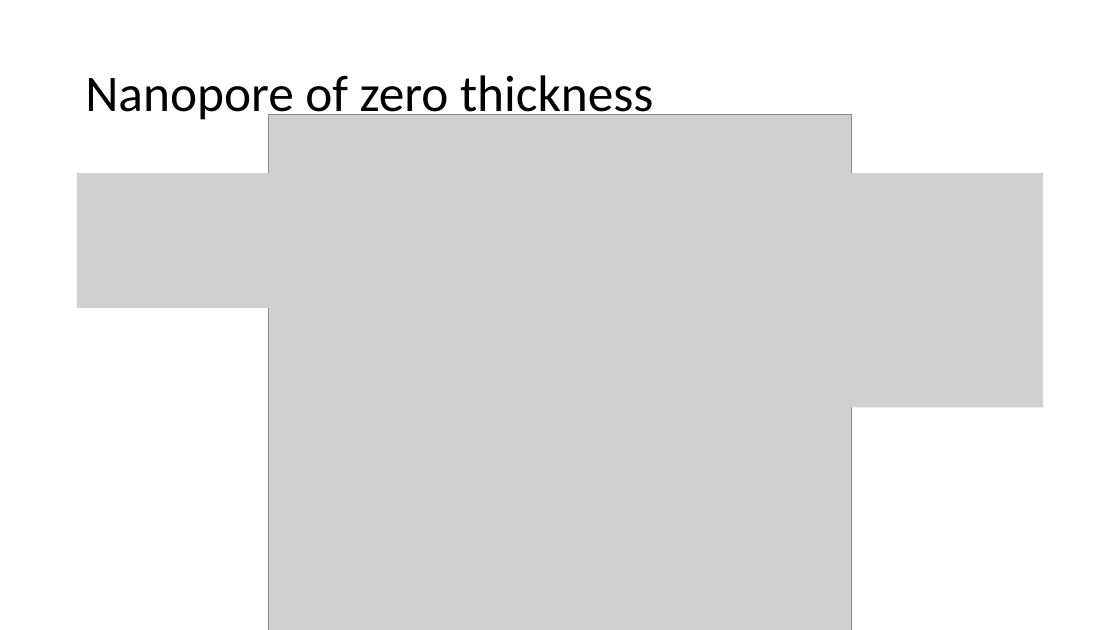
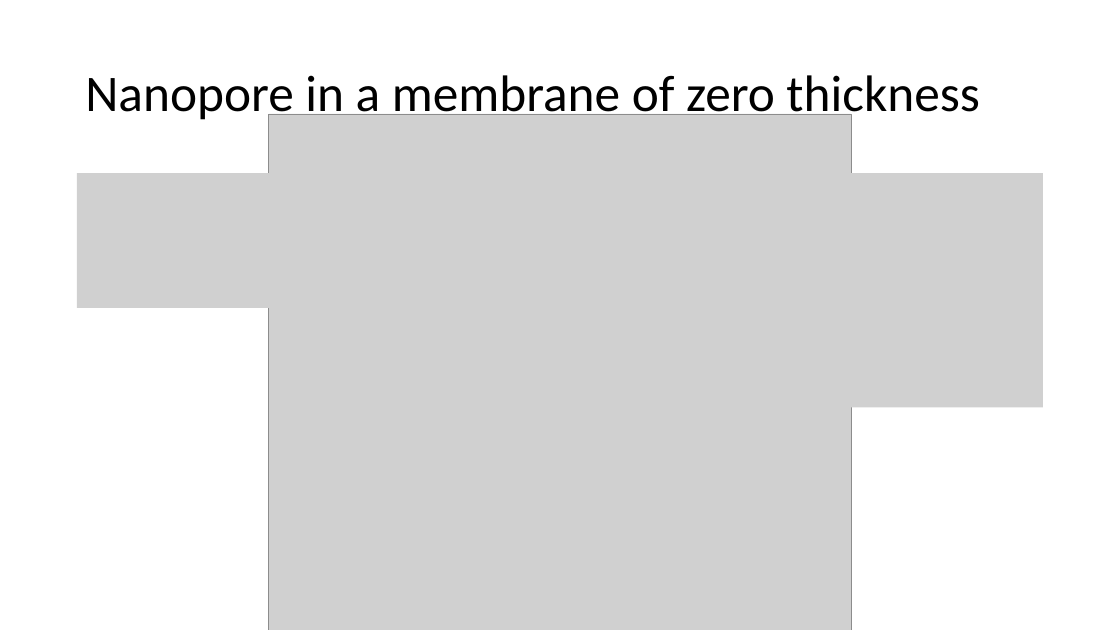
Before and after one commit to maoyanren/APS_DFD_2014, a slide deck: slide 2 of finite_pore.pptx. Drawn at 1120x630 pixels with LibreOffice and Linux fonts; fonts in the diff are those of the drawing; grey boxes stand for pictures. Boxes give left, top, right and bottom in pixels: in the first picture for what was removed or moved away, otherwise in the second. Text is boxed around its words. In the diff, an @@ line names an element or a change of style, - is before the commit and + after.

```diff
--- a/finite_pore.pptx
+++ b/finite_pore.pptx
@@ title at (85, 75, 979, 123): text changed @@
-Nanopore of zero thickness
+Nanopore in a membrane of zero thickness
```
Also in this commit, not shown: 8 other slides changed, 1 other file.
